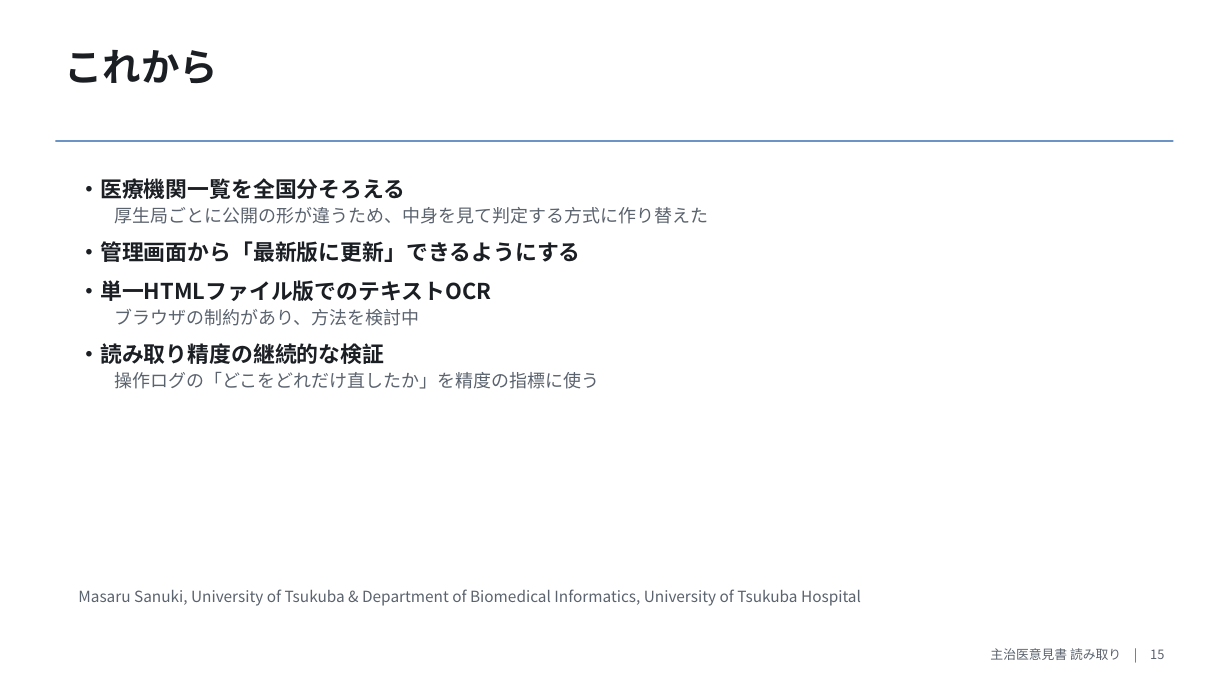
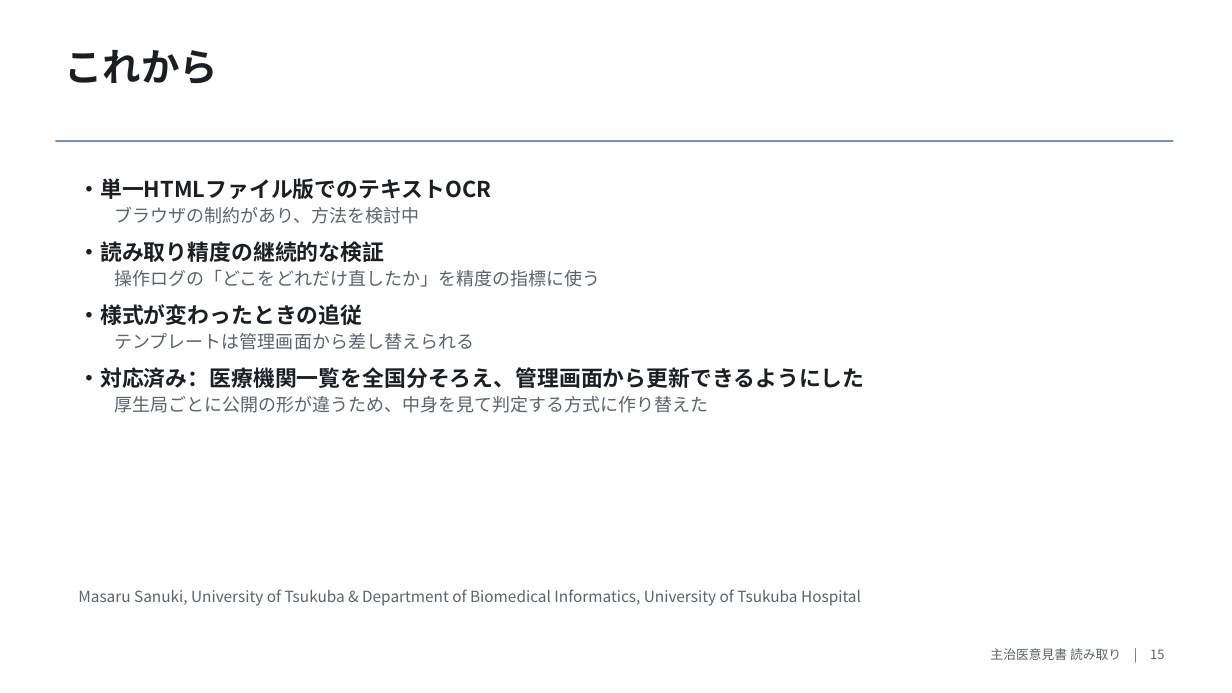
Before and after one commit to masarusanuki/ikensho-ocr, a slide deck: slide 15 of docs/主治医意見書読み取り_概要.pptx. Drawn at 1232x693 pixels with LibreOffice and Linux fonts; fonts in the diff are those of the drawing. Boxes give left, top, right and bottom in pixels: in the first picture for what was removed or moved away, otherwise in the second. Text is boxed around its words. In the diff, an @@ line names an element or a change of style, - is before the commit and + after.

```diff
--- a/docs/主治医意見書読み取り_概要.pptx
+++ b/docs/主治医意見書読み取り_概要.pptx
@@ text at box(78, 178, 708, 262): paragraphs removed @@
-・医療機関一覧を全国分そろえる
-厚生局ごとに公開の形が違うため、中身を見て判定する方式に作り替えた
-・管理画面から「最新版に更新」できるようにする
@@ text at box(78, 304, 864, 413): paragraphs added @@
+・様式が変わったときの追従
+テンプレートは管理画面から差し替えられる
+・対応済み：医療機関一覧を全国分そろえ、管理画面から更新できるようにした
+厚生局ごとに公開の形が違うため、中身を見て判定する方式に作り替えた
```
Also in this commit, not shown: 1 other slide changed, 9 other files.
